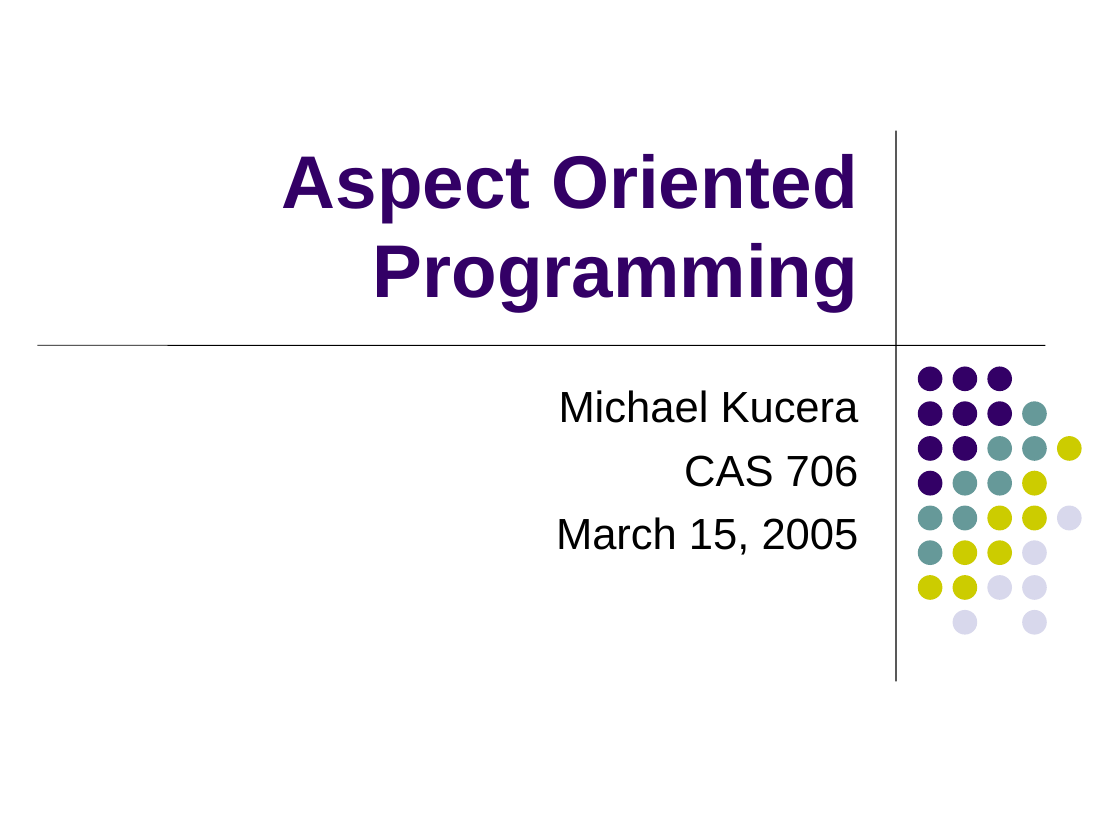
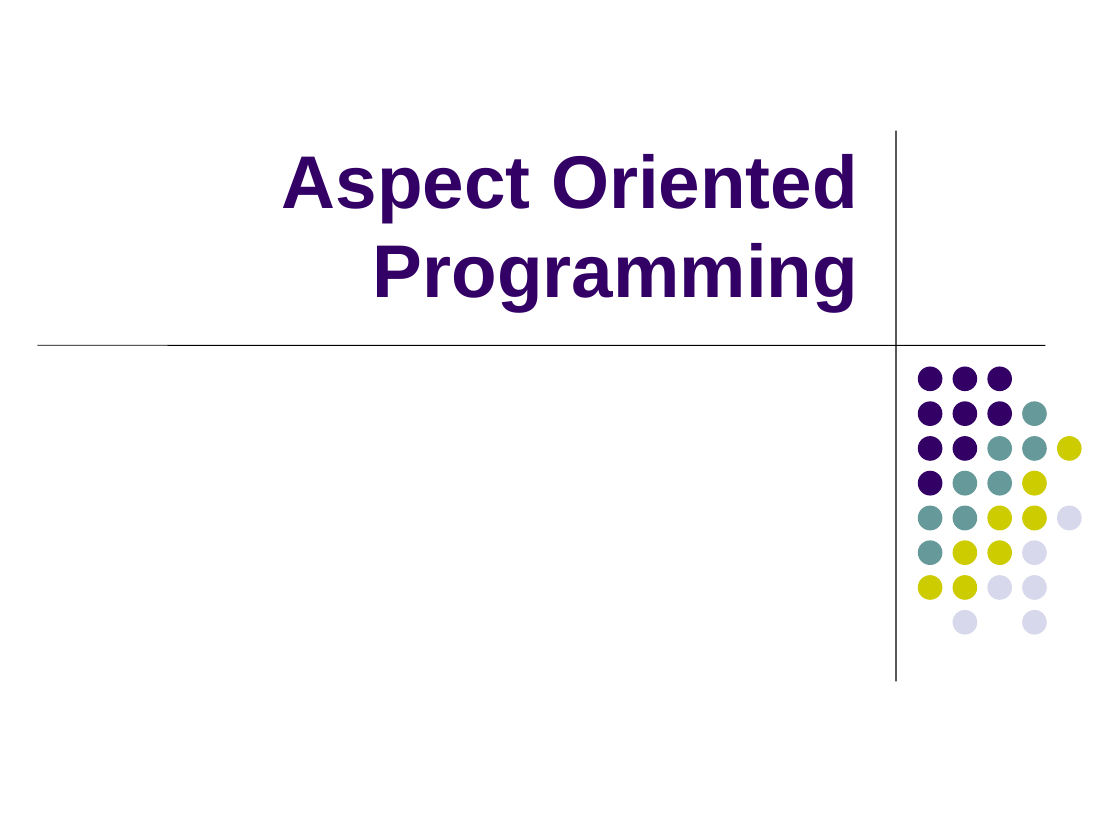
Before and after one commit to baiyuqi/course-space, a slide deck: slide 1 of document/讲义（ppt）/面向切面编程.ppt. Drawn at 1120x840 pixels with LibreOffice and Linux fonts; fonts in the diff are those of the drawing. Boxes give left, top, right and bottom in pixels: in the first picture for what was removed or moved away, otherwise in the second. Text is boxed around its words. In the diff, an @@ line names an element or a change of style, - is before the commit and + after.

```diff
--- a/document/讲义（ppt）/面向切面编程.ppt
+++ b/document/讲义（ppt）/面向切面编程.ppt
@@ subtitle removed at (x1=556, y1=390, x2=859, y2=555) @@
-Michael Kucera
-CAS 706
-March 15, 2005
```
Also in this commit, not shown: 20 other slides changed, 3 slides added, 26 other files.
